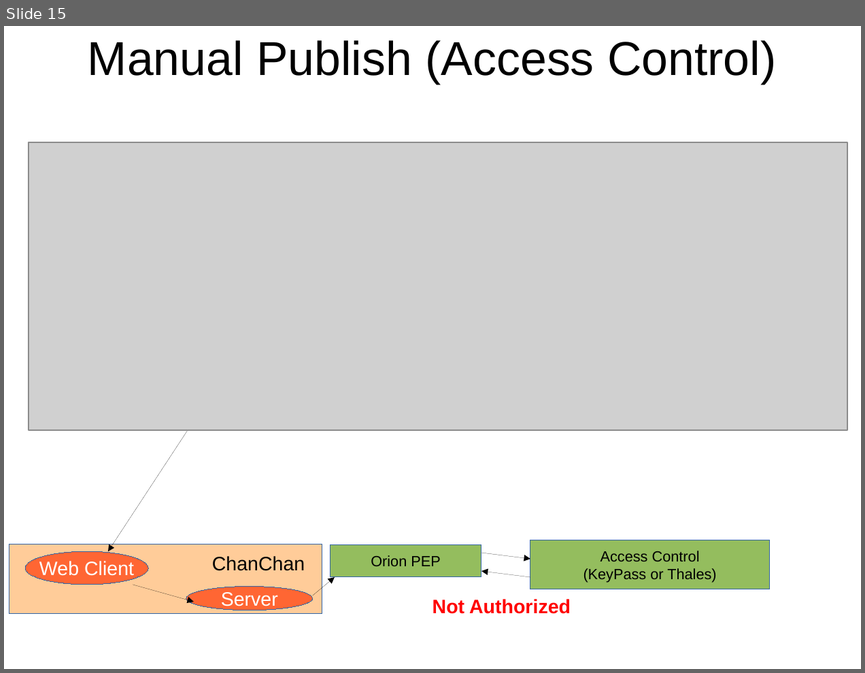
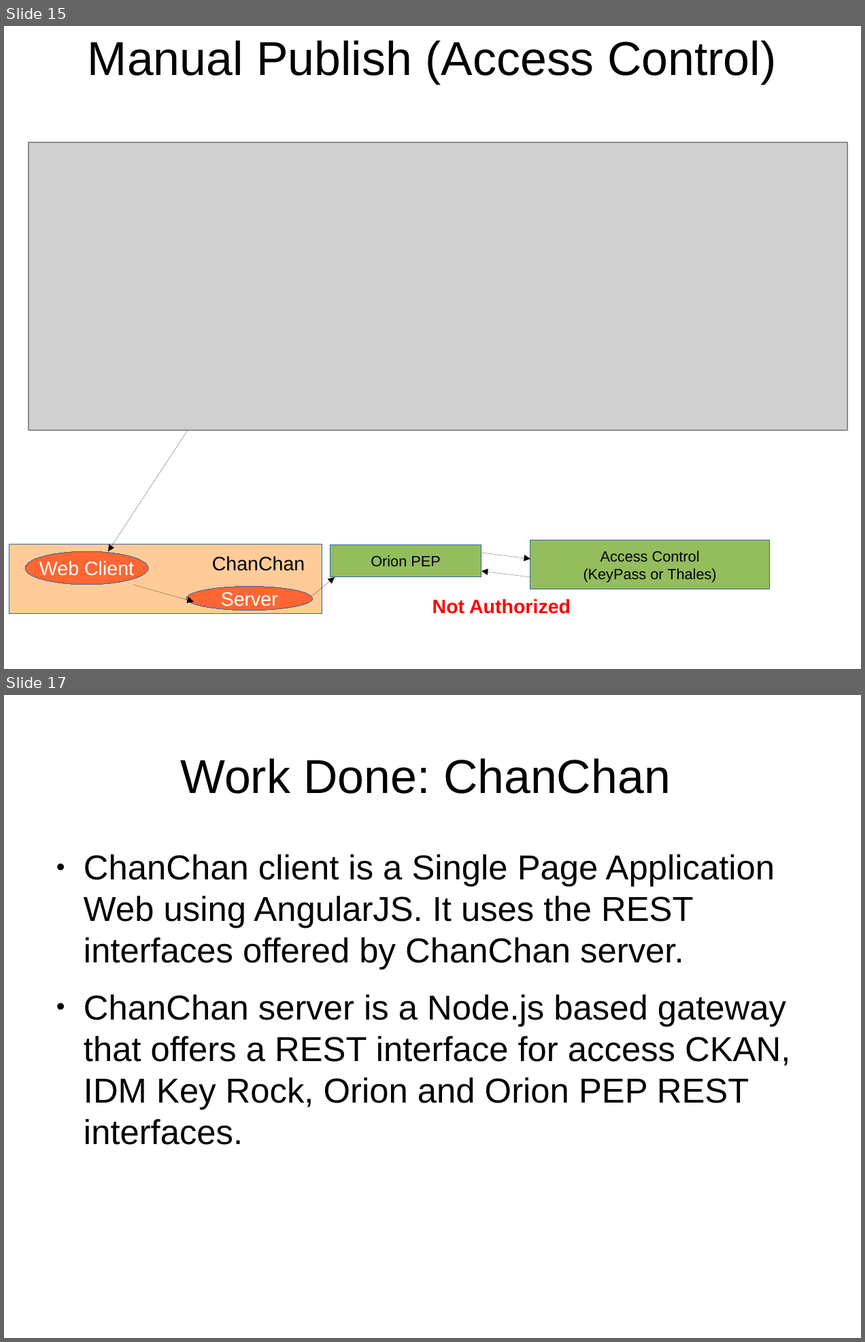
Before and after one commit to Bitergia/fiware-chanchan, a slide deck: doc/ChanChan.odp. Shown one above the other, each under a label of ours: slide 15 before the commit, slides 15 and 17 after it; the slides between them are not shown. The pictures are 865x673 and 865x1342 pixels, drawn with LibreOffice and Linux fonts; fonts in the diff are those of the drawing; grey boxes stand for pictures. Boxes give left, top, right and bottom in pixels: in the first picture for what was removed or moved away, otherwise in the second. Text is boxed around its words. In the diff, an @@ line names an element or a change of style, - is before the commit and + after.

```diff
--- a/doc/ChanChan.odp
+++ b/doc/ChanChan.odp
@@ slide 17 added at <box>4,695,861,1338</box>, background #FFFFFF @@
@@ title added at <box>180,758,670,794</box>, 44 pt, text #000000 @@
+Work Done: ChanChan
@@ text added at <box>84,854,790,1144</box>, 32 pt, text #000000 @@
+● ChanChan client is a Single Page Application Web using AngularJS. It uses the REST interfaces offered by ChanChan server.
+● ChanChan server is a Node.js based gateway that offers a REST interface for access CKAN, IDM Key Rock, Orion and Orion PEP REST interfaces.
```
Also in this commit, not shown: 1 slide changed, 5 other slides added, 1 other file.
